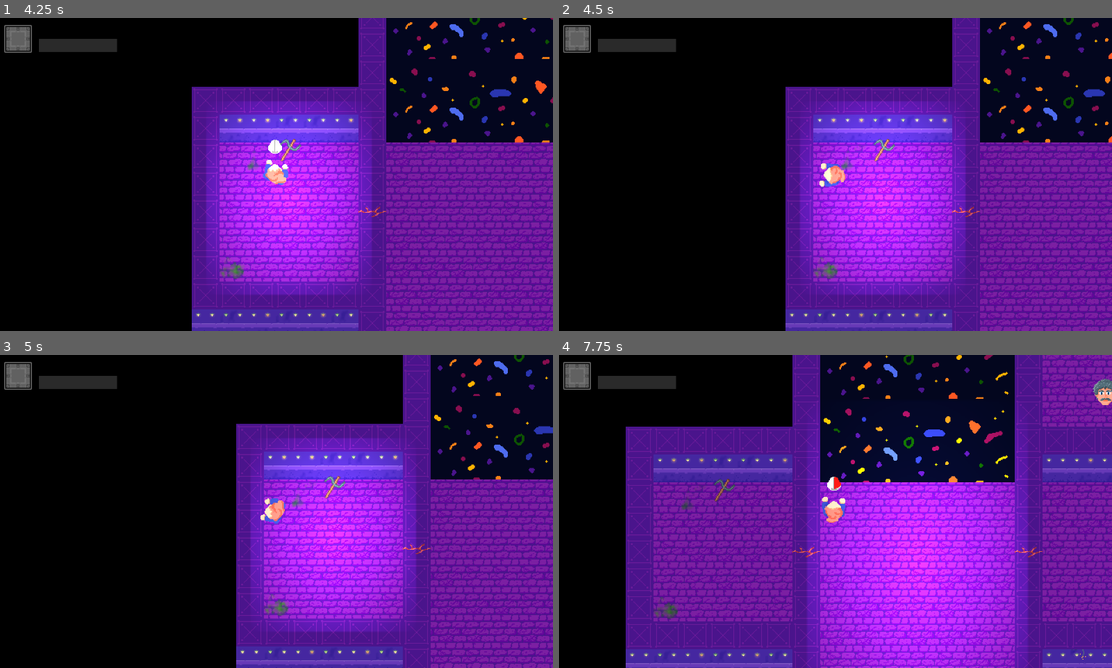
Above: before the commit, frames 1-4 (two rows, left to right).
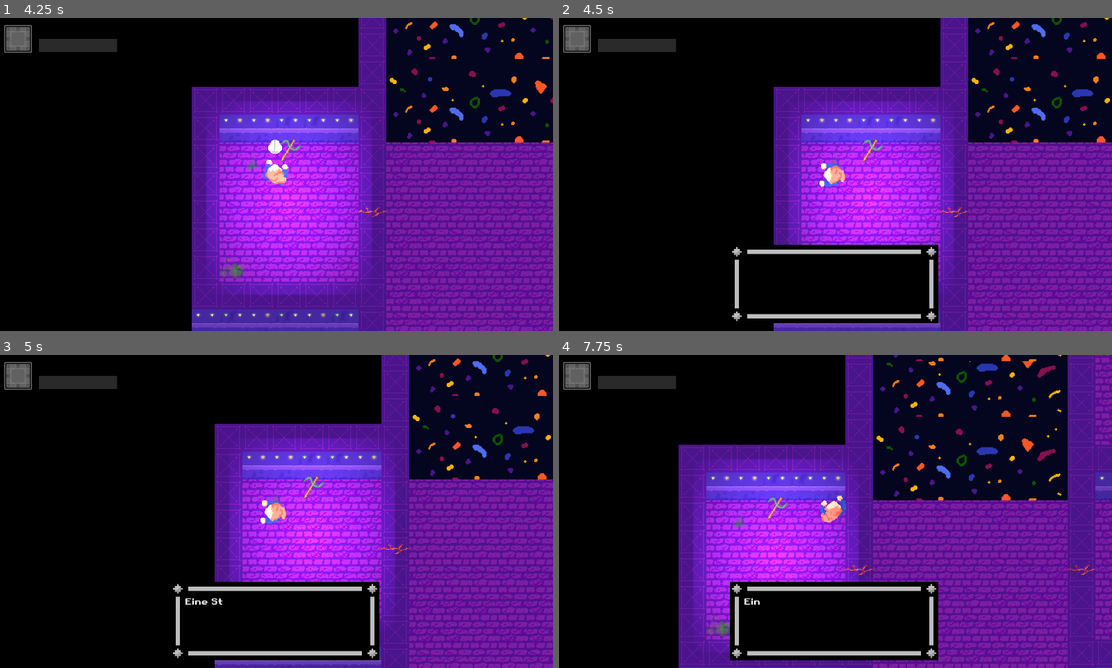
Above: after the commit, the same moments.

Repository: julianhoratschek/potential-topfschlagen
Game: Godot game, scene res://scenes/main_menu.tscn
Two runs of this game, one before a commit and one after it. Both use one fixed random seed, a clock stepped at 60 frames per second and the inputs below. Sound files missing from this copy of the repository are replaced by a short silence.
Inputs (mouse positions are in pixels of both pictures, inside the frame that each line leads up to):
- Up to frame 1 (4.25 s): click "Spielen" at 0.5 s; tap Enter at 1.25 s; move the mouse to (398, 158) at 1.27 s; hold D (game_right) 1.28-2.03 s; click (398, 158) at 1.42 s; move the mouse to (165, 190) at 2.02 s; hold S (game_down) 2.03-2.78 s; click (165, 190) at 2.17 s; move the mouse to (331, 105) at 2.77 s; hold D (game_right) 2.78-3.53 s; click (331, 105) at 2.92 s; move the mouse to (248, 237) at 3.52 s; hold W (game_up) from 3.53 s (still down); click (248, 237) at 3.67 s
- Up to frame 2 (4.5 s): move the mouse to (1001, 221) at 4.27 s; release W (game_up) at 4.28 s; hold A (game_left) from 4.28 s (still down); click (1001, 221) at 4.42 s
- Up to frame 3 (5 s): keep holding A (game_left)
- Up to frame 4 (7.75 s): move the mouse to (669, 464) at 5.02 s; click (669, 464) at 5.17 s; tap Space at 5.75 s; move the mouse to (863, 511) at 5.77 s; release A (game_left) at 5.78 s; hold S (game_down) 5.78-6.53 s; click (863, 511) at 5.92 s; move the mouse to (752, 433) at 6.52 s; hold D (game_right) 6.53-7.28 s; click (752, 433) at 6.67 s; move the mouse to (957, 495) at 7.27 s; hold W (game_up) from 7.28 s (still down); click (957, 495) at 7.42 s

Frame 1 is identical in both runs. In frame 2, 21% of the frame differs, in the area x 31-100%, y 0-100%; in frame 3, 25%; in frame 4, 63%, in the area x 12-100%, y 0-100%.

Commit message:
current state

Diff:
--- a/prefabs/item.gd
+++ b/prefabs/item.gd
@@ -5,7 +5,7 @@
 @export_enum("stone_pick", "iron_pick", "diamond_pick", "sword", "shoes", "horn")
 var item_type := "Horn"
 
-func pickup(player: Player):
+func pickup(selected_item: String, player: Player):
 	player.take(item_type, texture)
 	queue_free()
 
--- a/prefabs/player.gd
+++ b/prefabs/player.gd
@@ -3,7 +3,7 @@
 class_name Player
 
 signal dead
-signal interact
+signal interact(selected_item: String)
 signal item_changed(texture: Texture2D)
 
 enum State {
@@ -12,30 +12,35 @@
 	Attacking
 }
 
-const speed := 200.0
+const Speed := 200.0
+const IFramesMax := 2.5
+const Knockback := 2000
 
 var entropy := 0.0
 var can_interact := false
 var fissure_level := 0
 
-var text_box: TextBox
+var inventory: Dictionary
+var selected_item := &""
+var state := State.Idle
 
-var inventory: Dictionary
-var selected_item := ""
-var state := State.Idle
 var iframes_counter := -1.0
+var iframes := false
 
 # TODO interact
 # TODO attack
 # TODO health
 
 func _process(delta):
+	if not iframes:
+		return
+
 	iframes_counter -= delta
 	if iframes_counter < 0:
 		visible = true
-		return
-
-	visible = not visible
+		iframes = false
+	else:
+		visible = not visible
 
 
 func _physics_process(delta):
@@ -46,26 +51,26 @@
 			var collision := get_slide_collision(i)
 			var collider := collision.get_collider()
 			if collider is Enemy:
-				velocity = (position - collision.get_position()).normalized() * 2000
+				velocity = (position - collision.get_position()).normalized() * Knockback
 				collided = true
-				iframes_counter = 2.5
+				iframes_counter = IFramesMax
 				break
 
 	if not collided:
 		velocity = Vector2.ZERO
-		var direction = Input.get_vector("game_left", "game_right", "game_up", "game_down")
+		var direction = Input.get_vector(&"game_left", &"game_right", &"game_up", &"game_down")
 
 		if direction:
-			velocity = direction * speed
+			velocity = direction * Speed
 			$AnimatedSprite2D.rotation = direction.angle() + 0.5 * PI
 
 		if state != State.Attacking:
 			if direction:
-				$AnimatedSprite2D.play("running")
+				$AnimatedSprite2D.play(&"running")
 				state = State.Walking
 			else:
 				state = State.Idle
-				$AnimatedSprite2D.play("idle")
+				$AnimatedSprite2D.play(&"idle")
 
 	move_and_slide()
 
@@ -73,11 +78,14 @@
 	if event is InputEventMouseButton and event.is_pressed():
 		match event.button_index:
 			MOUSE_BUTTON_LEFT:
+				self.interact.emit(selected_item)
+
 				if can_interact:
-					interact.emit()
-					can_interact = false
-				elif selected_item == "sword" and state != State.Attacking:
+					end_interaction()
+				elif selected_item == &"sword" and state != State.Attacking:
 					attack()
+				elif selected_item == &"horn":
+					$HornFartPlayer.play()
 			MOUSE_BUTTON_WHEEL_DOWN:
 				scroll_item(-1)
 			MOUSE_BUTTON_WHEEL_UP:
@@ -86,11 +94,11 @@
 
 func attack():
 	$AnimatedSprite2D/SwordArea.monitoring = true
-	$AnimatedSprite2D.play("attack")
+	$AnimatedSprite2D.play(&"attack")
 	state = State.Attacking
 	await $AnimatedSprite2D.animation_finished
 	$AnimatedSprite2D/SwordArea.monitoring = false
-	$AnimatedSprite2D.play("idle")
+	$AnimatedSprite2D.play(&"idle")
 	state = State.Idle
 
 func scroll_item(index: int):
@@ -119,11 +127,11 @@
 		body.hit()
 
 func take(item_type: String, texture: Texture2D):
-	if "pick" in item_type:
-		item_type = "pick"
+	if &"pick" in item_type:
+		item_type = &"pick"
 		fissure_level += 1
 
-		if selected_item == "":
+		if selected_item == &"":
 			# FIXME
 			scroll_item(1)
 
@@ -140,4 +148,4 @@
 
 func can_transverse(solidity: int) -> bool:
 	return true
-	return fissure_level >= solidity and selected_item == "pick"
+	return fissure_level >= solidity and selected_item == &"pick"
--- a/prefabs/player.tscn
+++ b/prefabs/player.tscn
@@ -1,8 +1,9 @@
-[gd_scene load_steps=22 format=3 uid="uid://c3byjcsyu8gr8"]
+[gd_scene load_steps=23 format=3 uid="uid://c3byjcsyu8gr8"]
 
 [ext_resource type="Texture2D" uid="uid://dr5b88qdyw6jj" path="res://assets/sprites/neele.png" id="1_rftvf"]
 [ext_resource type="Script" path="res://prefabs/player.gd" id="1_wl21c"]
 [ext_resource type="Texture2D" uid="uid://4emxiqt61oqn" path="res://assets/sprites/mouse.png" id="3_42lmp"]
+[ext_resource type="AudioStream" uid="uid://cyqexm5n7wle0" path="res://assets/sound/fx/vegan-fart-voice-003-11981.mp3" id="4_dn4ko"]
 
 [sub_resource type="AtlasTexture" id="AtlasTexture_huxx1"]
 atlas = ExtResource("1_rftvf")
@@ -168,4 +169,8 @@
 [node name="CollisionShape2D" type="CollisionShape2D" parent="."]
 shape = SubResource("CircleShape2D_wbq56")
 
+[node name="HornFartPlayer" type="AudioStreamPlayer" parent="."]
+stream = ExtResource("4_dn4ko")
+volume_db = -15.407
+
 [connection signal="body_entered" from="AnimatedSprite2D/SwordArea" to="." method="hit_enemy"]
--- a/scenes/map.gd
+++ b/scenes/map.gd
@@ -3,9 +3,13 @@
 
 @onready var player: Player = $Player
 
+var expecting_item := ""
+
 func _ready():
 	for node in get_tree().get_nodes_in_group(&"Neighbours"):
 		node.finished.connect(_on_audio_stream_player_2d_finished.bind(node))
+
+	player.interact.connect(_on_player_used_item)
 
 
 func _on_wall_area_body_entered(body):
@@ -16,15 +20,28 @@
 func _on_area_body_exited(body):
 	if body is Player:
 		player.end_interaction()
+		globals.textbox.queued_node = &""
+		expecting_item = ""
+
+
+func _on_player_used_item(item_type: String):
+	if item_type != expecting_item:
+		return
+
+	match item_type:
+		&"horn":
+			globals.textbox.start_node(&"neighbours_horn")
+			$NeighbourRoom/InvisibleWall.process_mode = Node.PROCESS_MODE_DISABLED
+		&"shoes":
+			pass
 
 
 func _on_neighbour_area_body_entered(body):
 	if body is Player:
-		if body.selected_item != &"horn":
-			body.start_interaction(&"neighbours_no_horn")
+		if not &"horn" in body.inventory:
+			globals.textbox.start_node(&"neighbours_no_horn")
 		else:
-			body.start_interaction(&"neighbours_horn")
-			$NeighbourRoom/InvisibleWall.process_mode = Node.PROCESS_MODE_DISABLED
+			expecting_item = &"horn"
 
 
 func _on_hall_iron_fissure_teleported(fissure, player, teleport_offset, from_room, to_room):
--- a/scenes/map.tscn
+++ b/scenes/map.tscn
@@ -461,7 +461,7 @@
 size = Vector2(224, 32)
 
 [sub_resource type="RectangleShape2D" id="RectangleShape2D_7fhes"]
-size = Vector2(256, 96)
+size = Vector2(256, 176)
 
 [sub_resource type="RectangleShape2D" id="RectangleShape2D_g8tc2"]
 size = Vector2(256, 40)
@@ -573,7 +573,7 @@
 position = Vector2(576, 256)
 
 [node name="CollisionShape2D" type="CollisionShape2D" parent="NeighbourRoom/NeighbourArea"]
-position = Vector2(0, 80)
+position = Vector2(0, 64)
 shape = SubResource("RectangleShape2D_7fhes")
 
 [node name="PointLight2D" type="PointLight2D" parent="NeighbourRoom"]
--- a/scenes/outro.tscn
+++ b/scenes/outro.tscn
@@ -98,6 +98,7 @@
 layer_0/tile_data = PackedInt32Array(-3, 0, 0, 65533, 0, 1, 131069, 0, 2, 196605, 0, 3, 262141, 0, 4, 327677, 0, 5, 393 …(50682 unchanged characters)…
 
 [node name="AnimatedSprite2D" type="AnimatedSprite2D" parent="."]
+texture_filter = 1
 position = Vector2(301, 310)
 scale = Vector2(4, 4)
 sprite_frames = SubResource("SpriteFrames_0pe1m")
--- a/ui/text_box.gd
+++ b/ui/text_box.gd
@@ -103,7 +103,7 @@
 	get_tree().paused = false
 
 
-func call_queue():
+func call_queue(selected_item: String):
 	if queued_node == "":
 		return
 
Not shown, added: assets/sound/fx/vegan-fart-voice-003-11981.mp3
